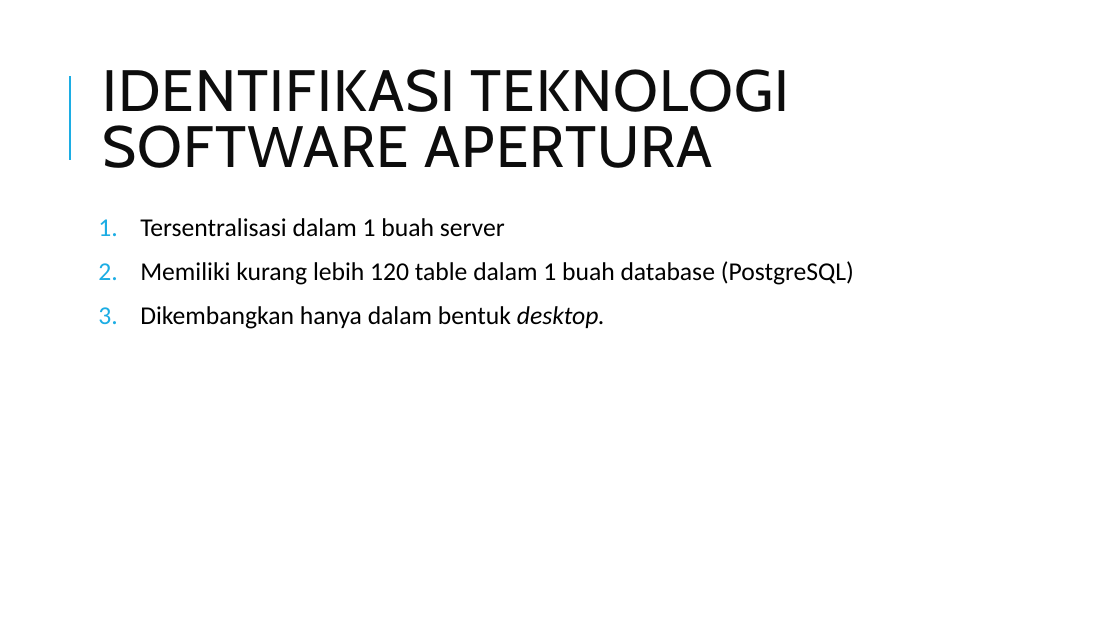
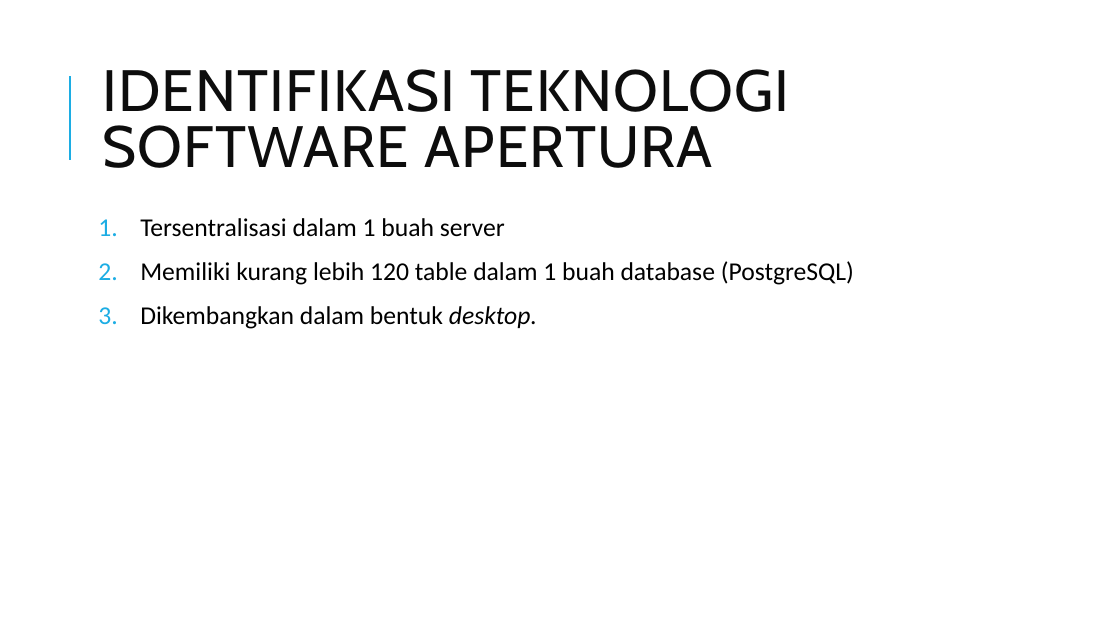
Before and after one commit to edriclaksaputra/tugasakhir, a slide deck: slide 30 of PPT.pptx (slide 29 before the commit). Drawn at 1120x630 pixels with LibreOffice and Linux fonts; fonts in the diff are those of the drawing. Boxes give left, top, right and bottom in pixels: in the first picture for what was removed or moved away, otherwise in the second. Text is boxed around its words. In the diff, an @@ line names an element or a change of style, - is before the commit and + after.

```diff
--- a/PPT.pptx
+++ b/PPT.pptx
@@ text at bbox=[140, 306, 537, 329]: text changed @@
-3. Dikembangkan hanya dalam bentuk desktop.
+3. Dikembangkan dalam bentuk desktop.
```
Also in this commit, not shown: 12 other slides changed, 3 slides added, 1 slide removed, 5 other files.
